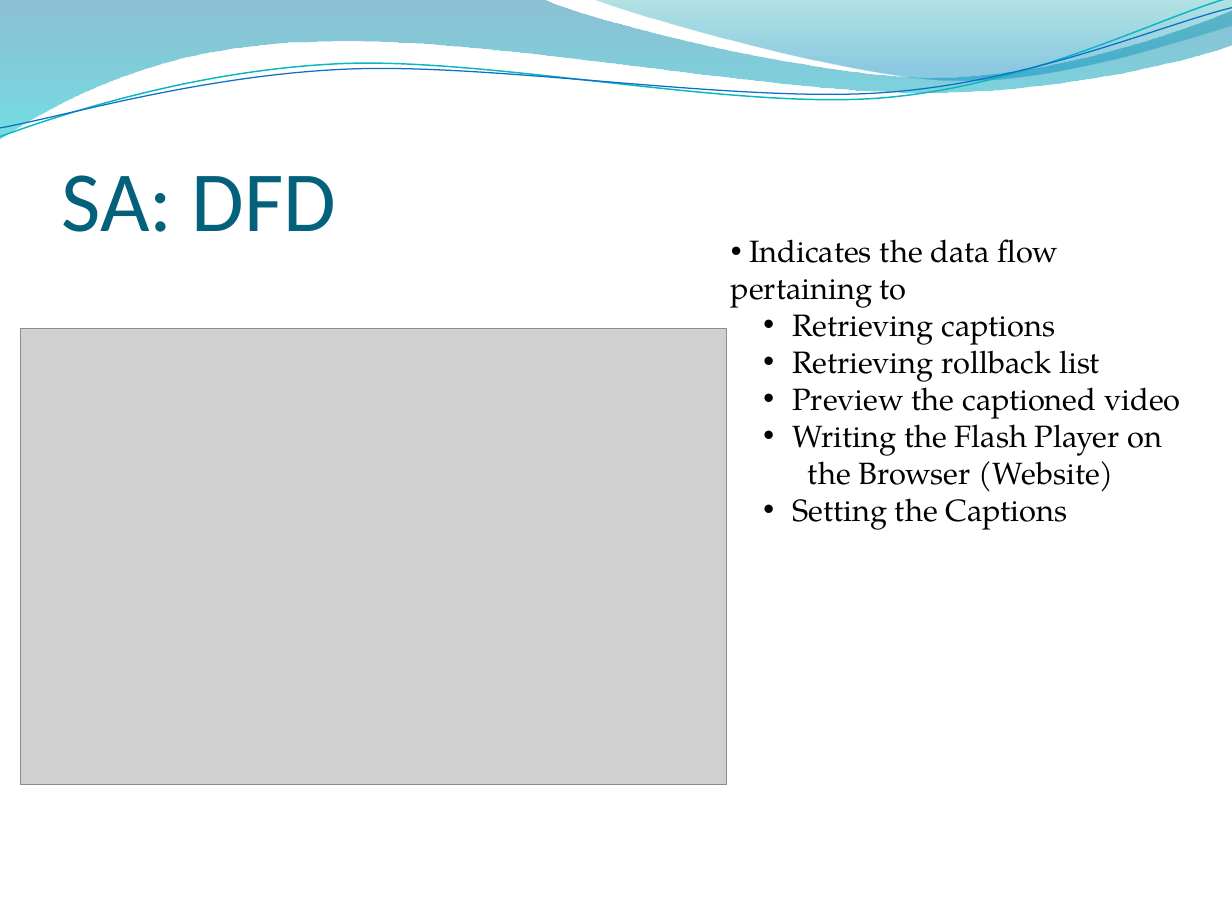
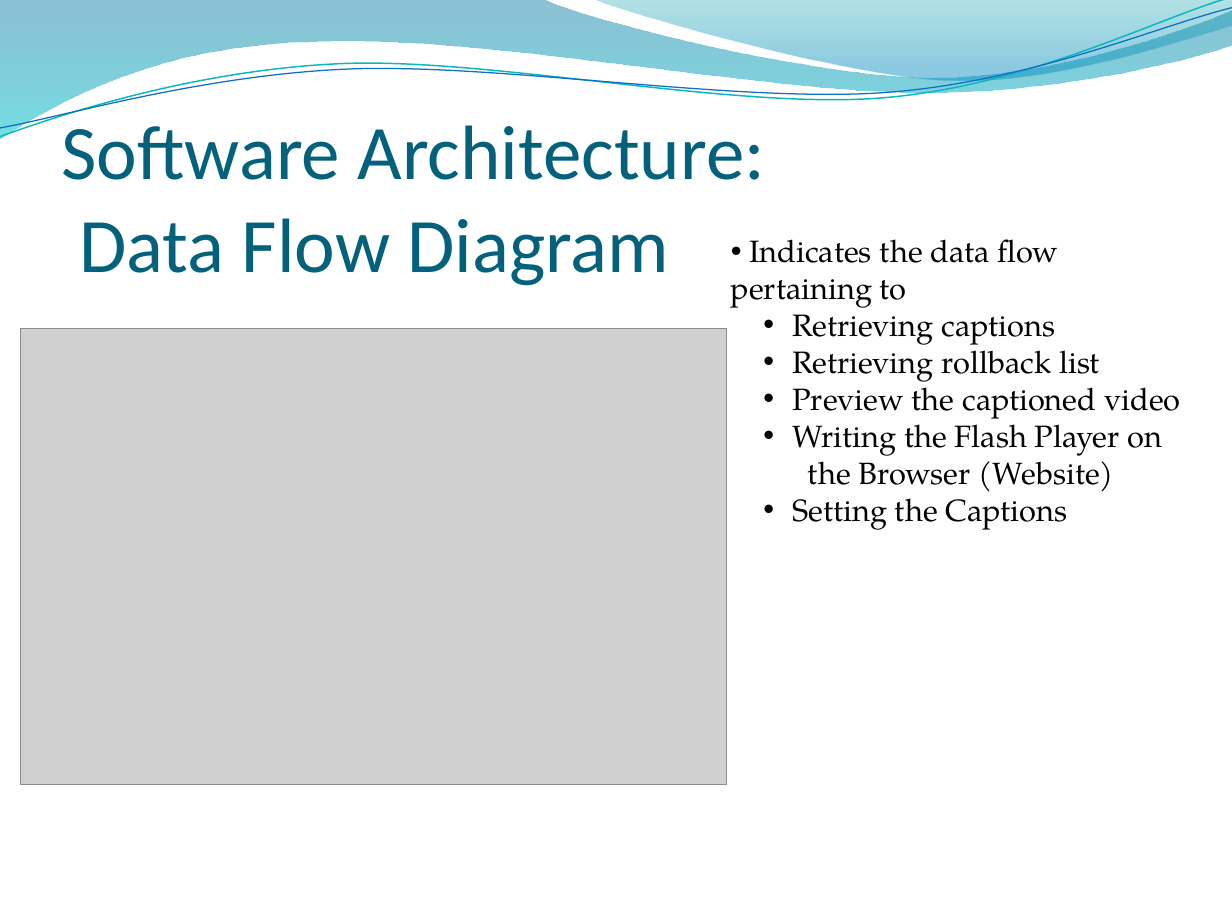
Before and after one commit to ProjPossibility/pp-community-captioner, a slide deck: slide 10 of CC.pptx. Drawn at 1232x924 pixels with LibreOffice and Linux fonts; fonts in the diff are those of the drawing; grey boxes stand for pictures; background and template pictures are left out. Boxes give left, top, right and bottom in pixels: in the first picture for what was removed or moved away, otherwise in the second. Text is boxed around its words. In the diff, an @@ line names an element or a change of style, - is before the commit and + after.

```diff
--- a/CC.pptx
+++ b/CC.pptx
@@ title at (62, 115, 765, 286): text changed; size 50 to 45 pt @@
-SA: DFD
+Software Architecture:
+Data Flow Diagram
```
Also in this commit, not shown: 9 other slides changed.
